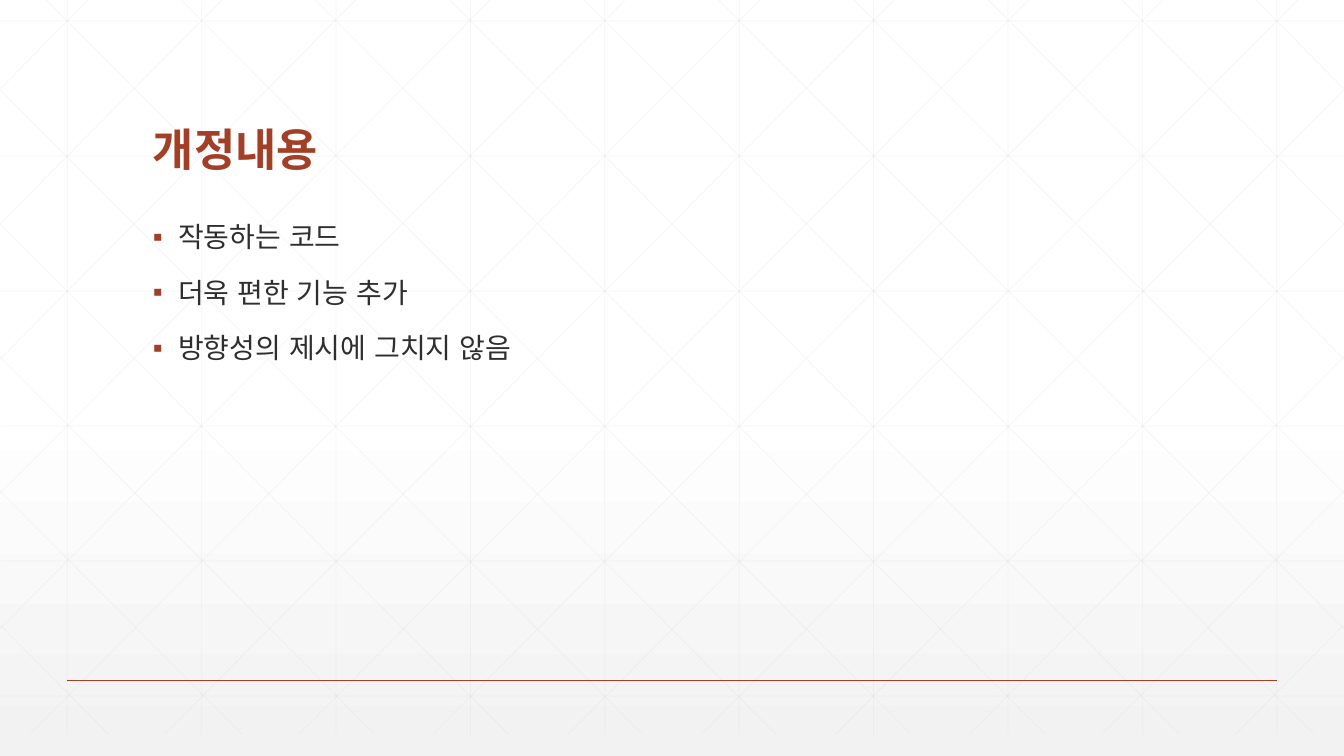
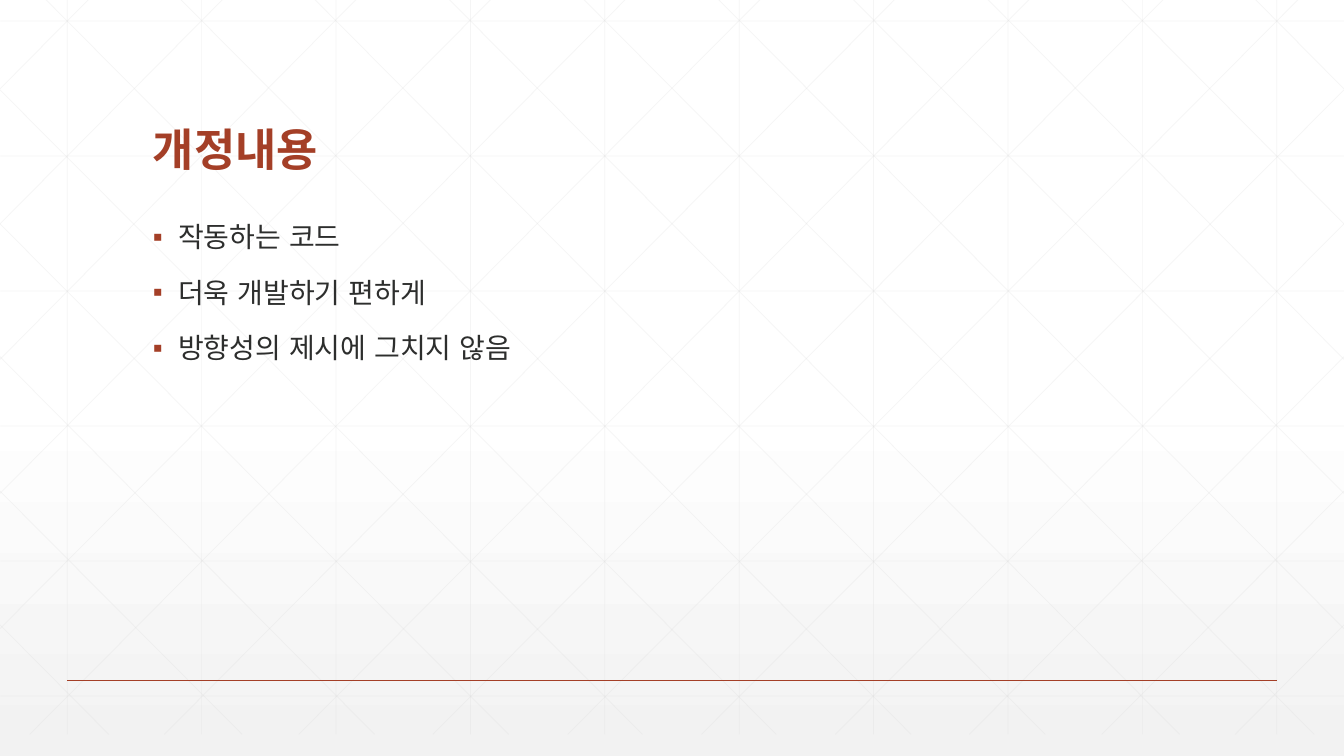
Before and after one commit to zeroshift01/code5, a slide deck: slide 2 of inflearn01/doc/교재_개정내용.pptx. Drawn at 1344x756 pixels with LibreOffice and Linux fonts; fonts in the diff are those of the drawing. Boxes give left, top, right and bottom in pixels: in the first picture for what was removed or moved away, otherwise in the second. Text is boxed around its words. In the diff, an @@ line names an element or a change of style, - is before the commit and + after.

```diff
--- a/inflearn01/doc/교재_개정내용.pptx
+++ b/inflearn01/doc/교재_개정내용.pptx
@@ text at bbox=[178, 280, 426, 306]: text changed @@
-▪ 더욱 편한 기능 추가
+▪ 더욱 개발하기 편하게
```
Also in this commit, not shown: 6 other slides changed, 7 slides added.
